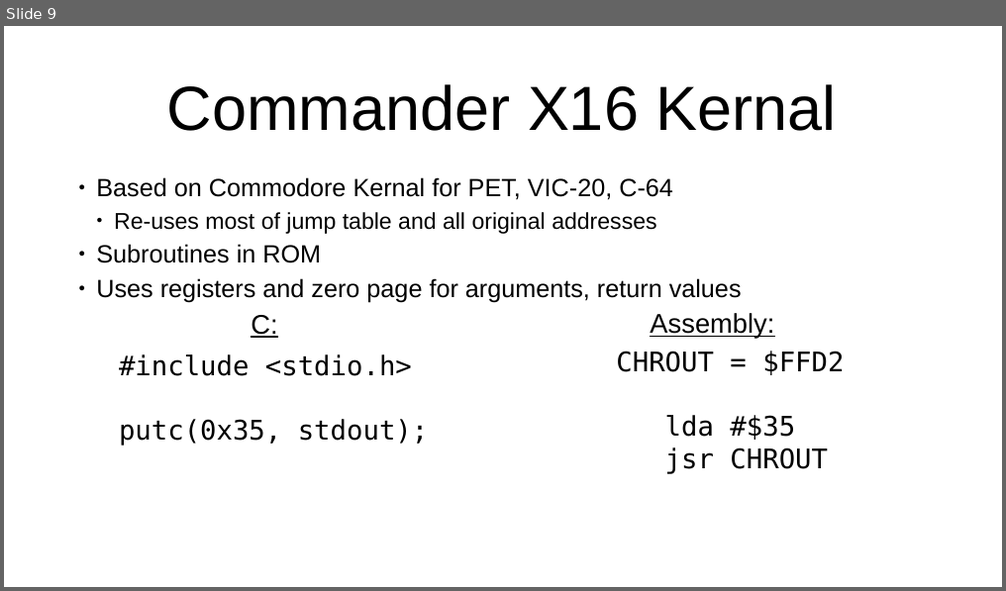
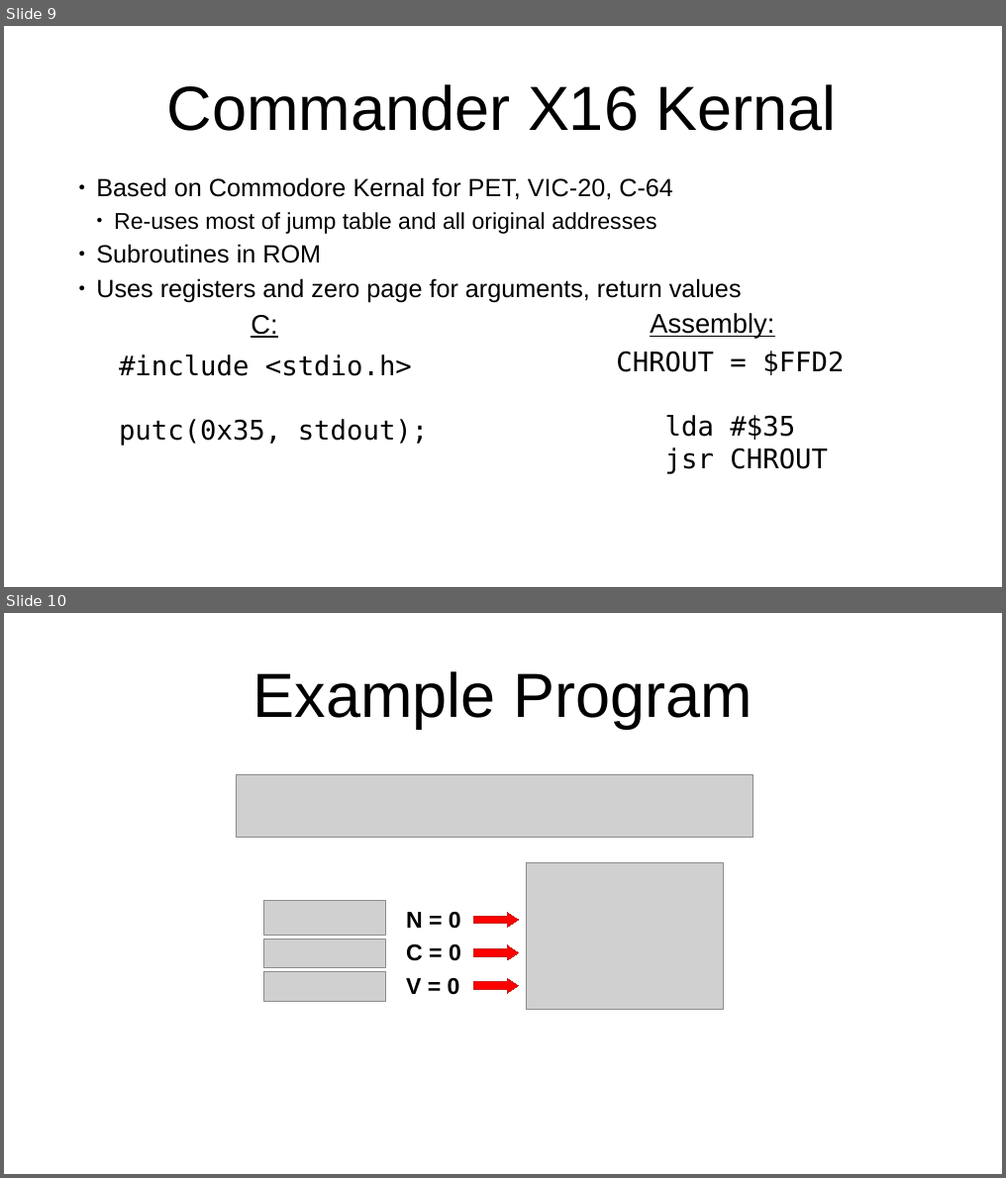
Before and after one commit to SlithyMatt/x16-assembly-tutorial, a slide deck: Lesson3/Lesson3.odp. Shown one above the other, each under a label of ours: slide 9 before the commit, slides 9 and 10 after it. The pictures are 1006x591 and 1006x1178 pixels, drawn with LibreOffice and Linux fonts; fonts in the diff are those of the drawing; grey boxes stand for pictures. Boxes give left, top, right and bottom in pixels: in the first picture for what was removed or moved away, otherwise in the second. Text is boxed around its words. In the diff, an @@ line names an element or a change of style, - is before the commit and + after.

```diff
--- a/Lesson3/Lesson3.odp
+++ b/Lesson3/Lesson3.odp
@@ slide 10 added at [4, 613, 1002, 1174], background #FFFFFF @@
@@ title added at [253, 671, 752, 728], 60 pt, text #000000 @@
+Example Program
@@ picture added at [236, 775, 752, 838] @@
@@ picture added at [526, 863, 724, 1010] @@
@@ picture added at [263, 900, 385, 935] @@
@@ picture added at [263, 939, 385, 967] @@
@@ text added at [406, 912, 461, 929], 22 pt, text #000000, bold @@
+N = 0
@@ right arrow added at [473, 912, 519, 928], fill #FF0000, outline #C9211E 0 pt @@
@@ text added at [406, 945, 461, 961], 22 pt, text #000000, bold @@
+C = 0
@@ right arrow added at [473, 946, 519, 960], fill #FF0000, outline #C9211E 0 pt @@
@@ picture added at [263, 972, 385, 1001] @@
@@ text added at [406, 978, 460, 995], 22 pt, text #000000, bold @@
+V = 0
@@ right arrow added at [473, 978, 519, 993], fill #FF0000, outline #C9211E 0 pt @@
```
Also in this commit, not shown: 7 slides changed, 1 other slide added, 4 slides removed, 2 other files.
